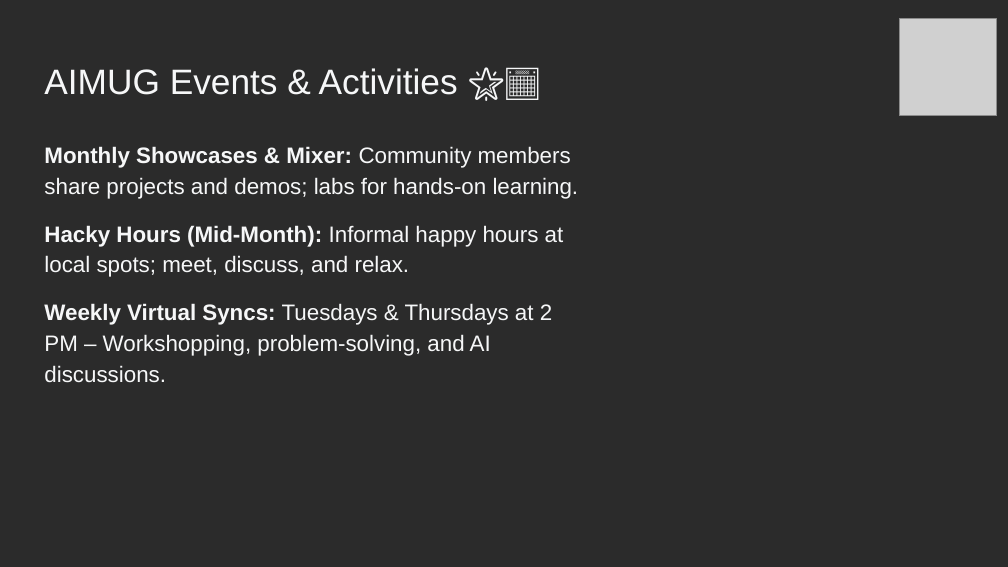
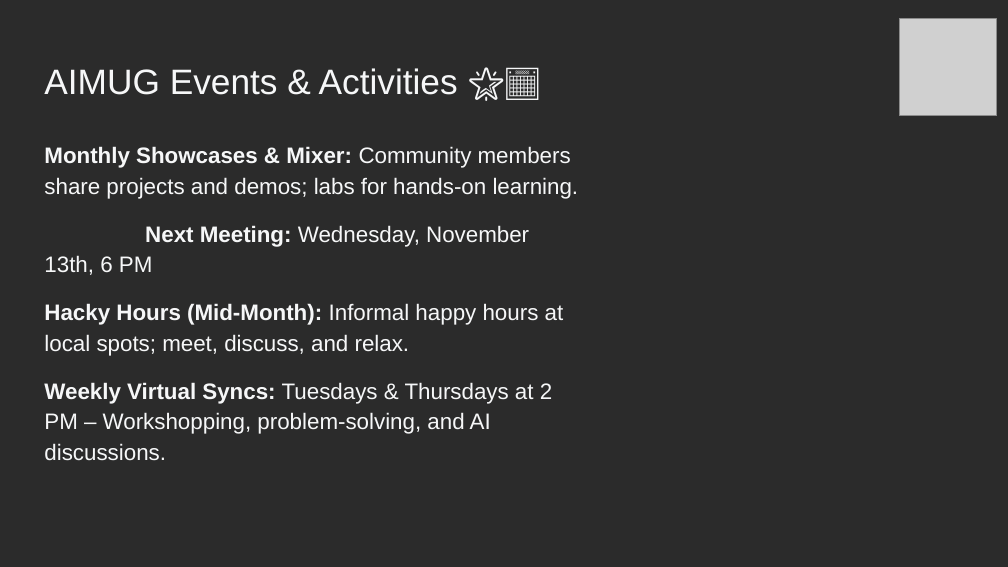
Before and after one commit to aimug-org/austin_langchain, a slide deck: slide 4 of resources/presentations/2024-11-7-MLOPS World - Austin LangChain Deck.pptx (slide 5 before the commit). Drawn at 1008x567 pixels with LibreOffice and Linux fonts; fonts in the diff are those of the drawing; grey boxes stand for pictures; background and template pictures are left out; a plain dark background stands for a picture behind light text. Boxes give left, top, right and bottom in pixels: in the first picture for what was removed or moved away, otherwise in the second. Text is boxed around its words. In the diff, an @@ line names an element or a change of style, - is before the commit and + after.

```diff
--- a/resources/presentations/2024-11-7-MLOPS World - Austin LangChain Deck.pptx
+++ b/resources/presentations/2024-11-7-MLOPS World - Austin LangChain Deck.pptx
@@ text at bbox=[44, 225, 529, 275]: paragraph added @@
+Next Meeting: Wednesday, November 13th, 6 PM
```
Also in this commit, not shown: 1 other slide changed, 1 slide added, 2 slides removed, 3 other files.
